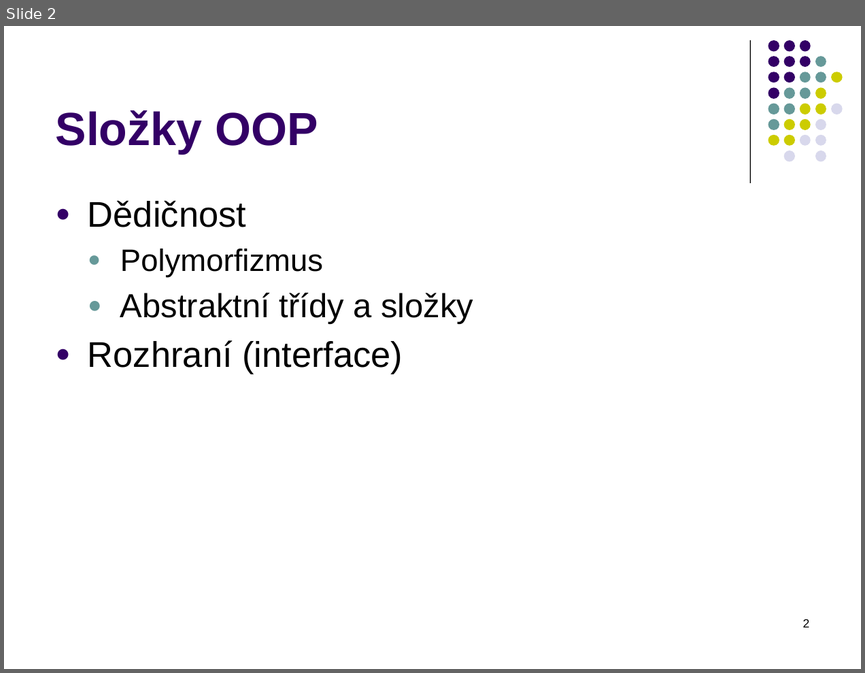
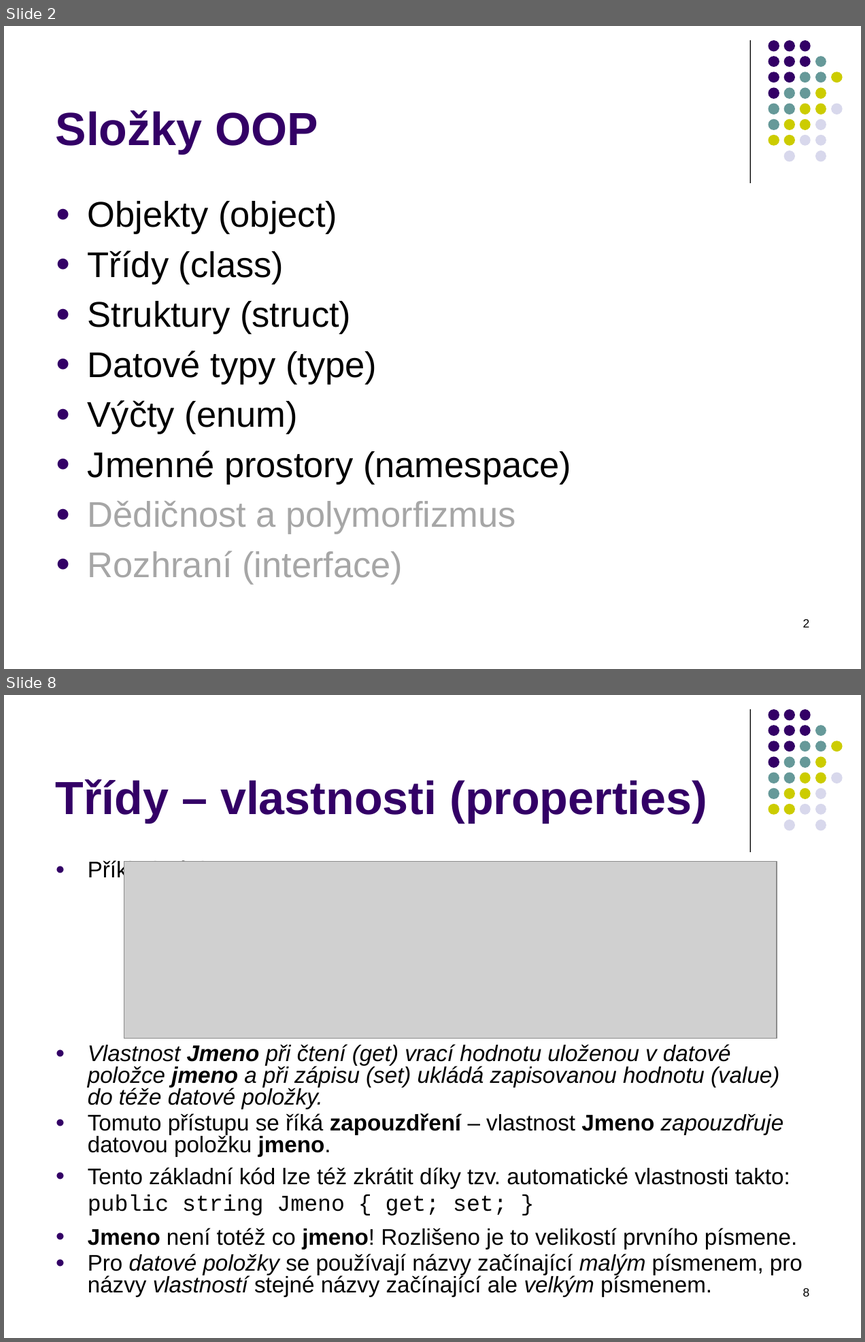
Before and after one commit to PetrVobornik/prednasky, a slide deck: Xamarin.Forms/01-OOP-a-NET/OOP-1-tridy.ppsx. Shown one above the other, each under a label of ours: slide 2 before the commit, slides 2 and 8 after it; the slides between them are not shown. The pictures are 865x673 and 865x1342 pixels, drawn with LibreOffice and Linux fonts; fonts in the diff are those of the drawing; grey boxes stand for pictures. Boxes give left, top, right and bottom in pixels: in the first picture for what was removed or moved away, otherwise in the second. Text is boxed around its words. In the diff, an @@ line names an element or a change of style, - is before the commit and + after.

```diff
--- a/Xamarin.Forms/01-OOP-a-NET/OOP-1-tridy.ppsx
+++ b/Xamarin.Forms/01-OOP-a-NET/OOP-1-tridy.ppsx
@@ slide 8 added at box(4, 695, 861, 1338), background #FFFFFF; not listed: 32 template elements that a slide beside it also shows @@
@@ title added at box(56, 779, 707, 823), 39 pt, text #330066, bold @@
+Třídy – vlastnosti (properties)
@@ text added at box(88, 860, 802, 1297), 19 pt, text #000000 @@
+● Příklad zápisu:
+● Vlastnost Jmeno při čtení (get) vrací hodnotu uloženou v datové položce jmeno a při zápisu (set) ukládá zapisovanou hodnotu (value) do téže datové položky.
+● Tomuto přístupu se říká zapouzdření – vlastnost Jmeno zapouzdřuje datovou položku jmeno.
+● Tento základní kód lze též zkrátit díky tzv. automatické vlastnosti takto:
+  public string Jmeno { get; set; }
+● Jmeno není totéž co jmeno! Rozlišeno je to velikostí prvního písmene.
+● Pro datové položky se používají názvy začínající malým písmenem, pro názvy vlastností stejné názvy začínající ale velkým písmenem.
@@ picture added at box(124, 861, 776, 1038) @@
@@ page number added at box(803, 1287, 810, 1296), 10 pt, text #000000 @@
+8
@@ slide 2 changed as well @@
@@ text at box(88, 201, 571, 534): text changed; size 28 to 30 pt @@
-● Dědičnost
-  ● Polymorfizmus
-  ● Abstraktní třídy a složky
+● Objekty (object)
+● Třídy (class)
+● Struktury (struct)
+● Datové typy (type)
+● Výčty (enum)
+● Jmenné prostory (namespace)
+● Dědičnost a polymorfizmus
@@ text at box(88, 550, 402, 584): text colour #000000 to #A6A6A6 in "Rozhraní (interface)" @@
```
Also in this commit, not shown: 4 other slides changed, 21 other slides added, 8 slides removed, 1 other file.
